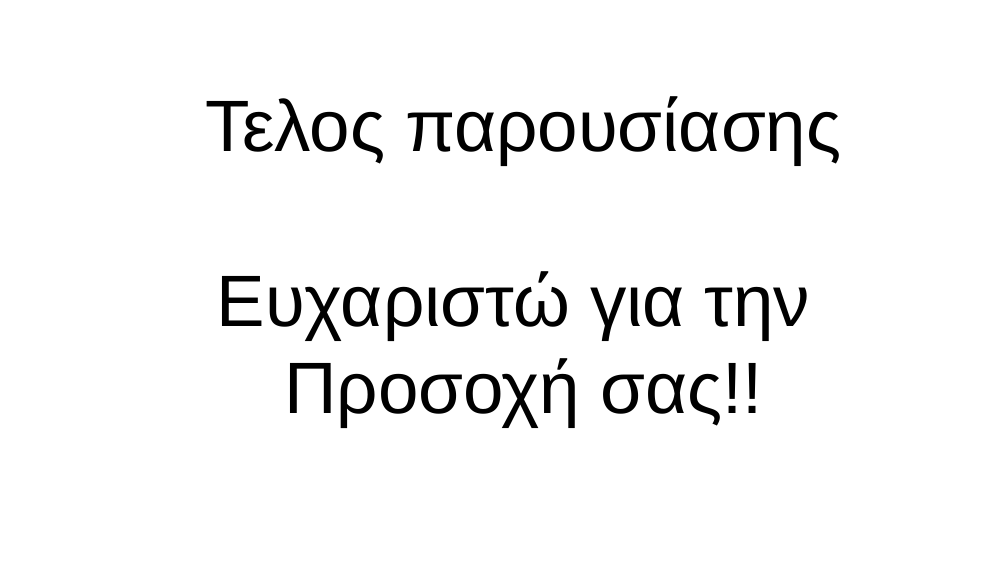
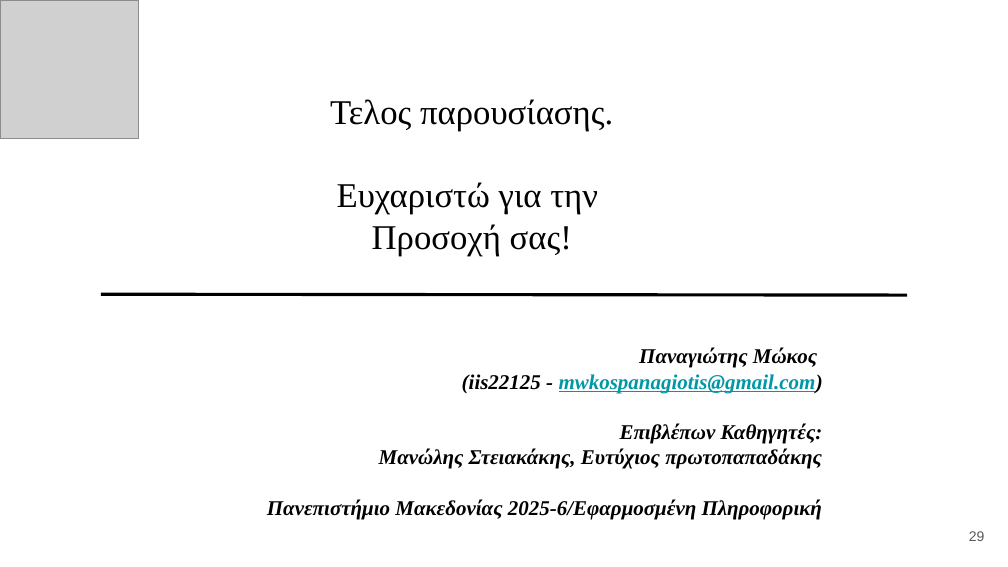
Before and after one commit to MwkosP/Mining-Intelligence, a slide deck: slide 29 of Thesis_Presentation_Panagiotis_Mokos.pptx (slide 36 before the commit). Drawn at 1008x567 pixels with LibreOffice and Linux fonts; fonts in the diff are those of the drawing; grey boxes stand for pictures. Boxes give left, top, right and bottom in pixels: in the first picture for what was removed or moved away, otherwise in the second. Text is boxed around its words. In the diff, an @@ line names an element or a change of style, - is before the commit and + after.

```diff
--- a/Thesis_Presentation_Panagiotis_Mokos.pptx
+++ b/Thesis_Presentation_Panagiotis_Mokos.pptx
@@ picture added at bbox=[0, 0, 138, 138] @@
@@ title at bbox=[330, 99, 613, 131]: text changed; size 52 to 24.8 pt; font Arial to Times New Roman @@
-Τελος παρουσίασης
+Τελος παρουσίασης.
@@ title at bbox=[337, 182, 598, 214]: size 52 to 24.8 pt, font Arial to Times New Roman in "Ευχαριστώ για την" @@
@@ title at bbox=[372, 224, 572, 256]: text changed; size 52 to 24.8 pt; font Arial to Times New Roman @@
-Προσοχή σας!!
+Προσοχή σας!
@@ line added from (101, 294) to (907, 295), #000000 2.25 pt @@
@@ text added at bbox=[267, 347, 823, 519], 15 pt, text #000000, bold, italic @@
+Παναγιώτης Μώκος
+(iis22125 - mwkospanagiotis@gmail.com)
+Επιβλέπων Καθηγητές:
+Μανώλης Στειακάκης, Ευτύχιος πρωτοπαπαδάκης
+Πανεπιστήμιο Μακεδονίας 2025-6/Εφαρμοσμένη Πληροφορική
@@ page number added at bbox=[969, 531, 985, 541], 10 pt, text #595959 @@
+29
```
Also in this commit, not shown: 10 other slides changed, 18 slides added, 25 slides removed.
